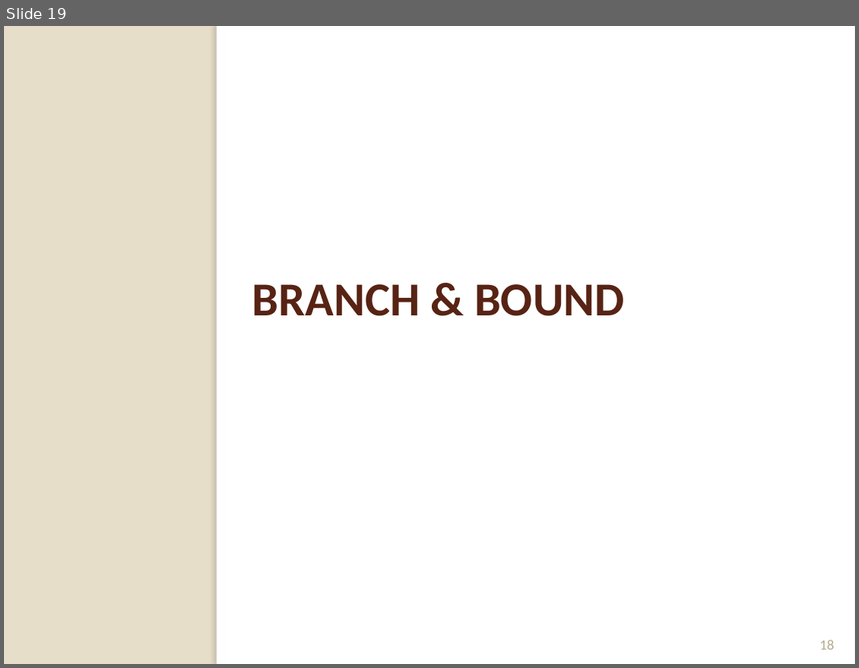
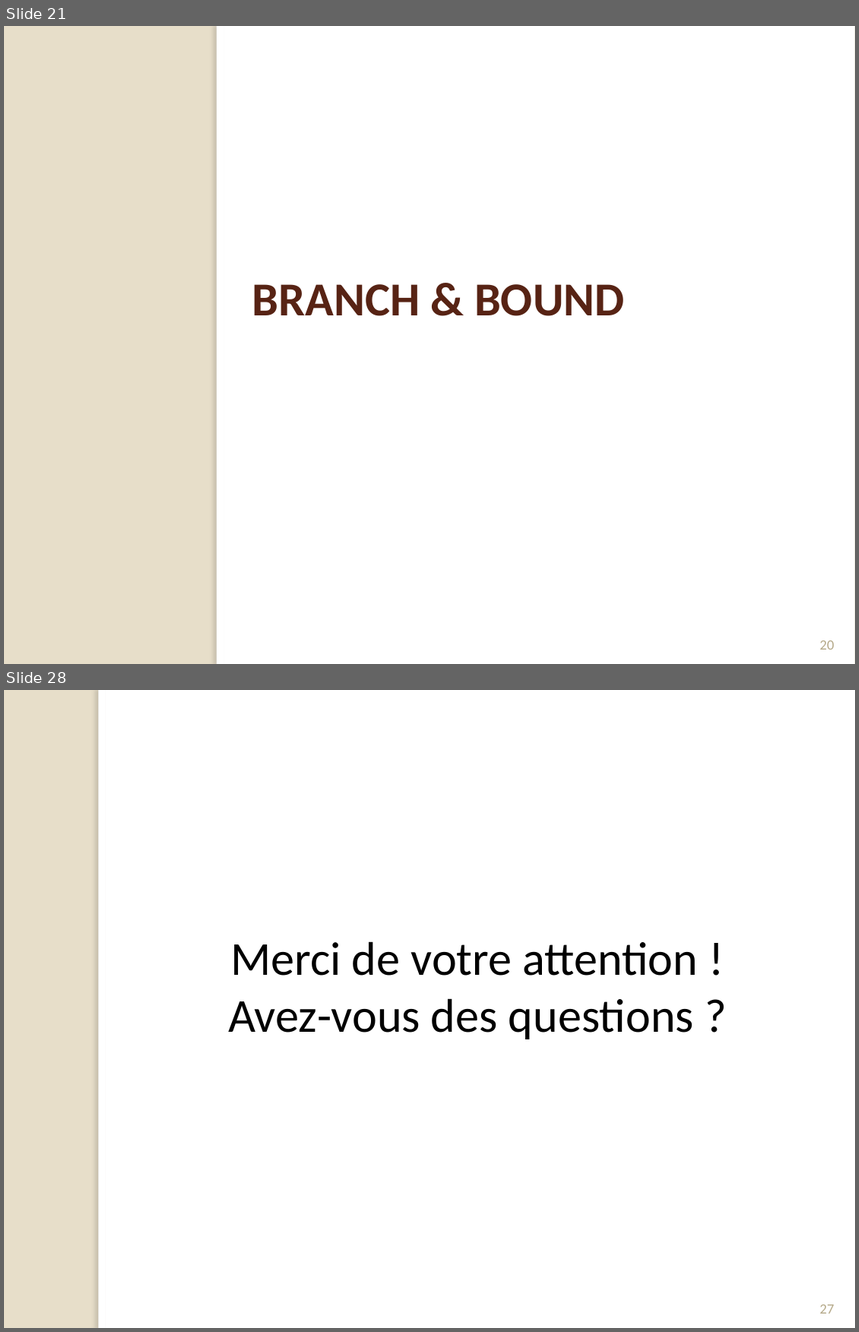
Before and after one commit to Origraena/moca, a slide deck: gmin213/tp/presentation/pres.pptx. Shown one above the other, each under a label of ours: slide 19 before the commit, slides 21 and 28 after it; the slides between them are not shown. The pictures are 859x668 and 859x1332 pixels, drawn with LibreOffice and Linux fonts; fonts in the diff are those of the drawing; background and template pictures are left out. Boxes give left, top, right and bottom in pixels: in the first picture for what was removed or moved away, otherwise in the second. Text is boxed around its words. In the diff, an @@ line names an element or a change of style, - is before the commit and + after.

```diff
--- a/gmin213/tp/presentation/pres.pptx
+++ b/gmin213/tp/presentation/pres.pptx
@@ slide 28 added at box(4, 690, 855, 1328), background #E7DEC9 @@
@@ rectangle added at box(98, 690, 855, 1328), fill #FFFFFF @@
@@ rectangle added at box(98, 690, 105, 1328), fill #FFFFFF @@
@@ text added at box(228, 942, 698, 1040), 40 pt, text #000000 @@
+Merci de votre attention !
+Avez-vous des questions ?
@@ page number added at box(820, 1305, 835, 1314), 12 pt, text #B6A98A @@
+27
@@ what was slide 19 is now slide 21 @@
@@ page number at box(820, 641, 835, 650): text changed @@
-18
+20
```
Also in this commit, not shown: 7 slides changed, 9 other slides added, 1 slide removed, 9 other files.
